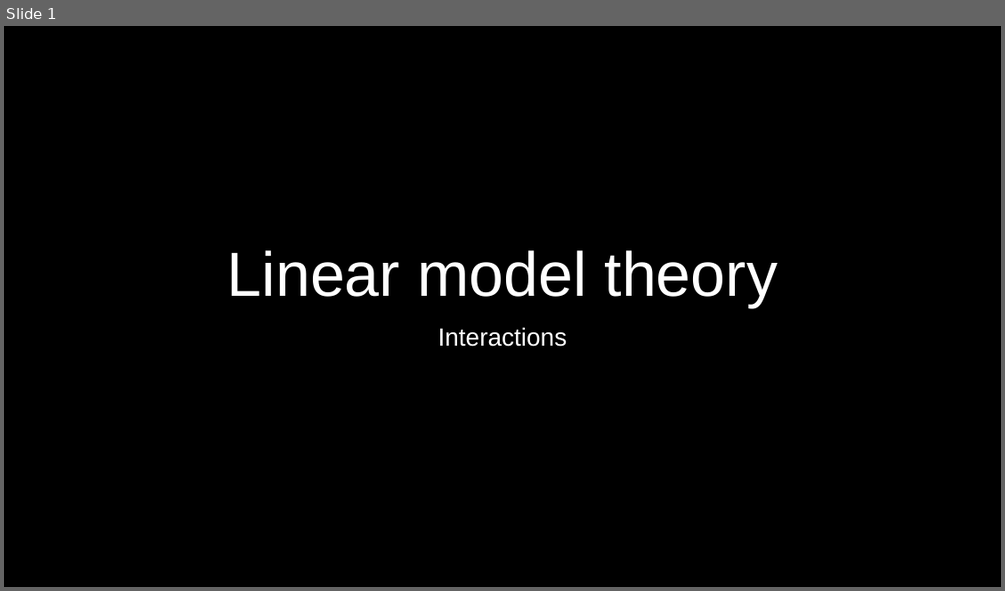
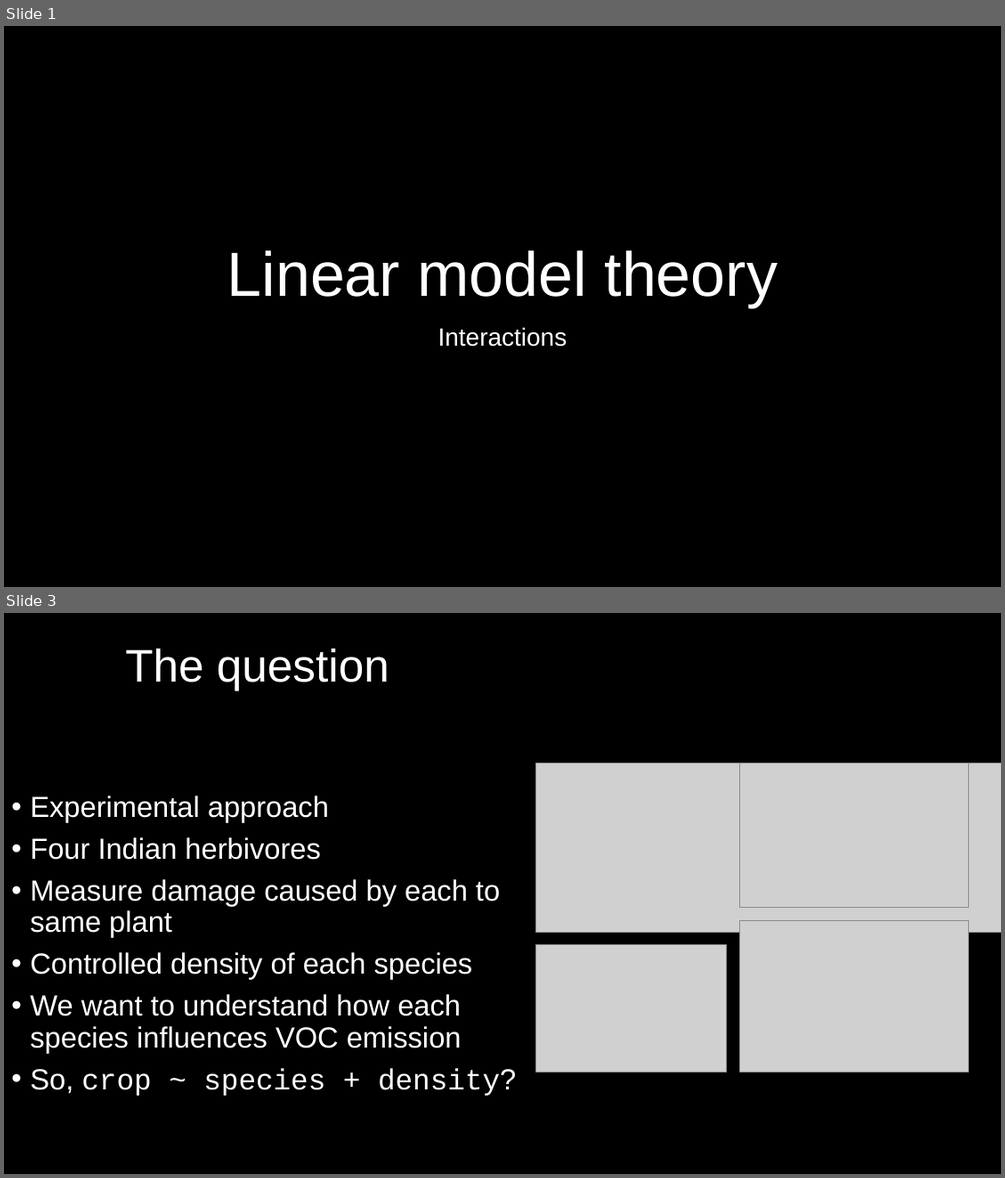
Before and after one commit to DeonRoos/006-BI3010, a slide deck: Lecture 10 - Interaction LM/Lecture 8.1 Interactions.pptx. Shown one above the other, each under a label of ours: slide 1 before the commit, slides 1 and 3 after it; the slides between them are not shown. The pictures are 1005x591 and 1005x1178 pixels, drawn with LibreOffice and Linux fonts; fonts in the diff are those of the drawing; grey boxes stand for pictures. Boxes give left, top, right and bottom in pixels: in the first picture for what was removed or moved away, otherwise in the second. Text is boxed around its words. In the diff, an @@ line names an element or a change of style, - is before the commit and + after.

```diff
--- a/Lecture 10 - Interaction LM/Lecture 8.1 Interactions.pptx
+++ b/Lecture 10 - Interaction LM/Lecture 8.1 Interactions.pptx
@@ slide 3 added at (4,613,1001,1174), background #000000 @@
@@ title added at (125,648,389,690), 44 pt, text #FFFFFF @@
+The question
@@ picture added at (535,763,1001,932) @@
@@ picture added at (740,763,969,907) @@
@@ text added at (30,795,516,1095), 28 pt, text #FFFFFF @@
+• Experimental approach
+• Four Indian herbivores
+• Measure damage caused by each to same plant
+• Controlled density of each species
+• We want to understand how each species influences VOC emission
+• So, crop ~ species + density?
@@ picture added at (740,920,968,1072) @@
@@ picture added at (535,944,727,1071) @@
```
Also in this commit, not shown: 1 slide changed, 11 other slides added, 1 slide removed.
